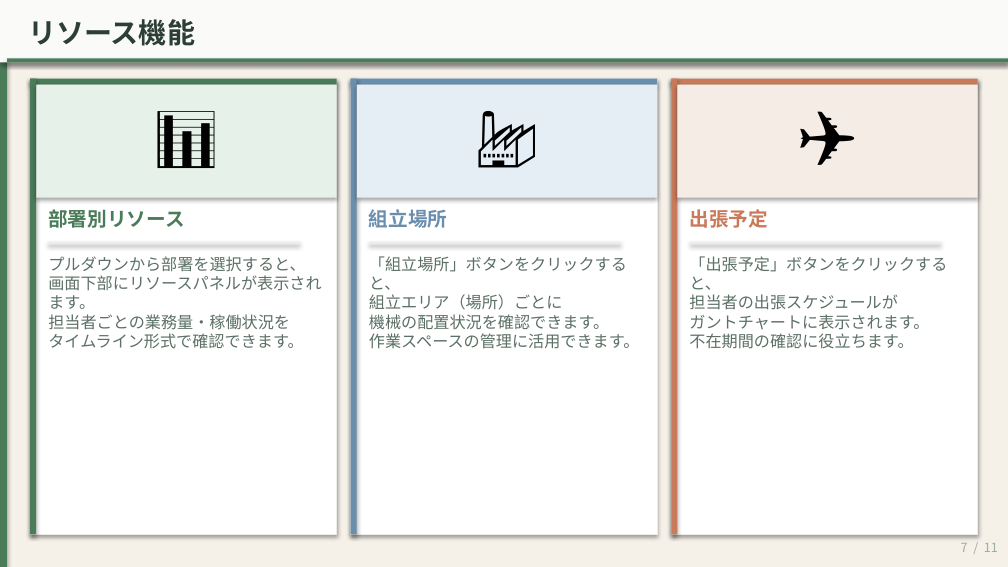
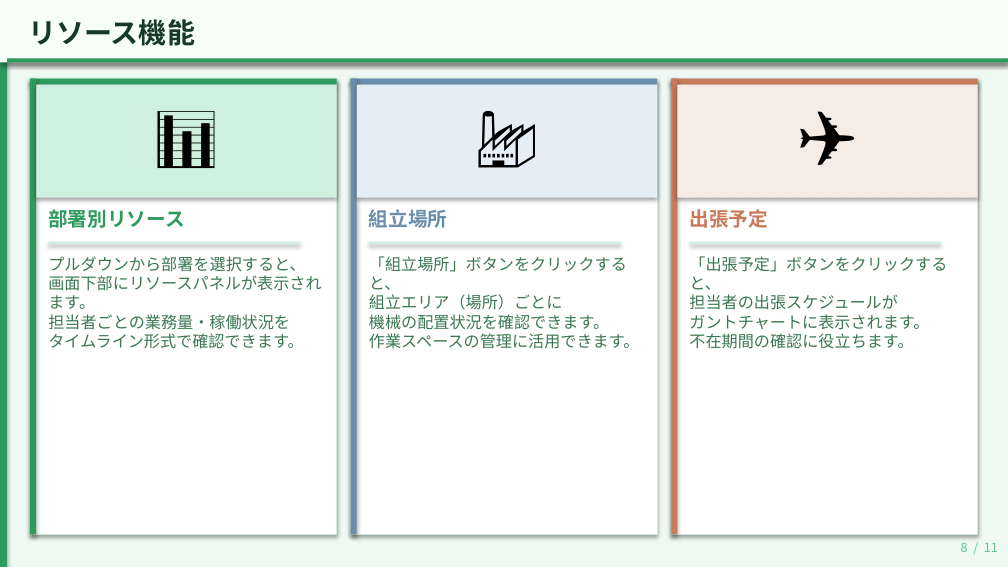
Before and after one commit to kemcokurosaki-oss/gantt-chart, a slide deck: slide 7 of 全体工程表_使い方ガイド（閲覧者向け）_new.pptx. Drawn at 1008x567 pixels with LibreOffice and Linux fonts; fonts in the diff are those of the drawing. Boxes give left, top, right and bottom in pixels: in the first picture for what was removed or moved away, otherwise in the second. Text is boxed around its words. In the diff, an @@ line names an element or a change of style, - is before the commit and + after.

```diff
--- a/全体工程表_使い方ガイド（閲覧者向け）_new.pptx
+++ b/全体工程表_使い方ガイド（閲覧者向け）_new.pptx
@@ background #F5F0E8 to #EDF9F2 @@
@@ rectangle at <box>0,0,1008,62</box>: fill #FAFBF8 to #F6FFFA @@
@@ text "リソース機能" at <box>28,19,195,46</box>: text colour #2C3E35 to #193928 @@
@@ fill #4A7C59 to #2D9B5E in 4 elements at <box>0,0,7,566</box>, <box>7,58,1008,62</box>, <box>30,79,337,85</box>, <box>30,79,36,534</box> @@
@@ rectangle at <box>36,85,337,198</box>: fill #E6F2E9 to #CFF0DE @@
@@ outline #ECEDE9 0.5 pt to #D2EDE0 0.5 pt in 3 elements at <box>30,79,337,534</box>, <box>351,79,657,534</box>, <box>671,79,978,534</box> @@
@@ text "部署別リソース" at <box>48,209,184,228</box>: text colour #4A7C59 to #2D9B5E @@
@@ text colour #5C7065 to #3B7852 in 3 elements at <box>48,256,321,349</box>, <box>369,256,640,349</box>, <box>689,256,947,349</box> @@
@@ fill #ECEDE9 to #D2EDE0 in 3 elements at <box>48,242,300,245</box>, <box>369,242,621,245</box>, <box>689,242,941,245</box> @@
@@ text at <box>961,543,998,552</box>: text changed; text colour #9AAEA4 to #68C293 @@
-7 / 11
+8 / 11
```
Also in this commit, not shown: 9 other slides changed, 1 slide removed, 1 other file.
